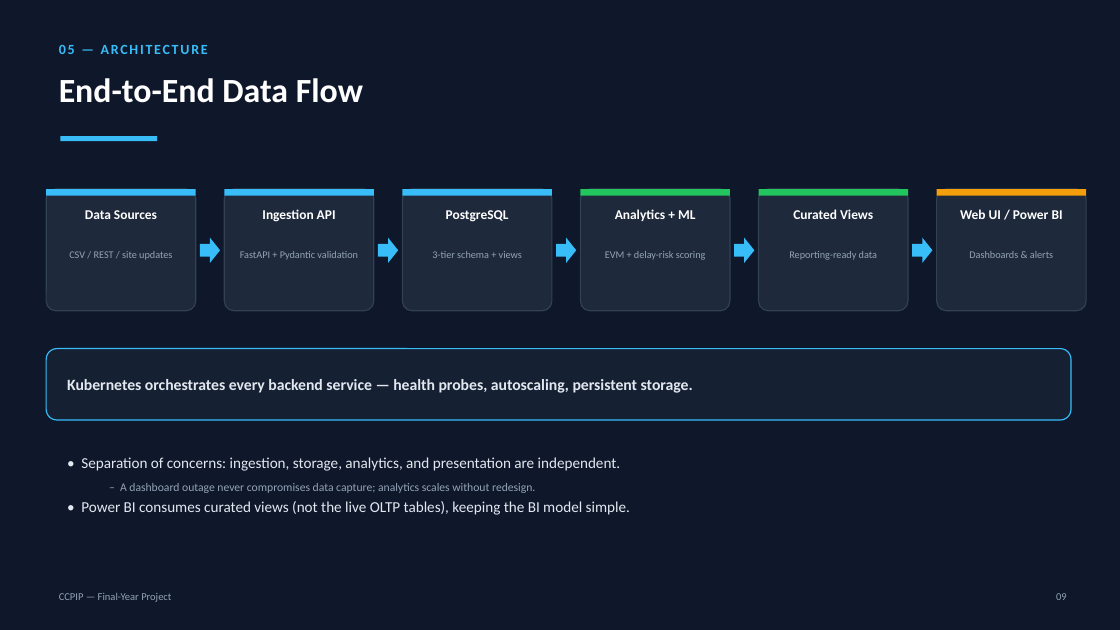
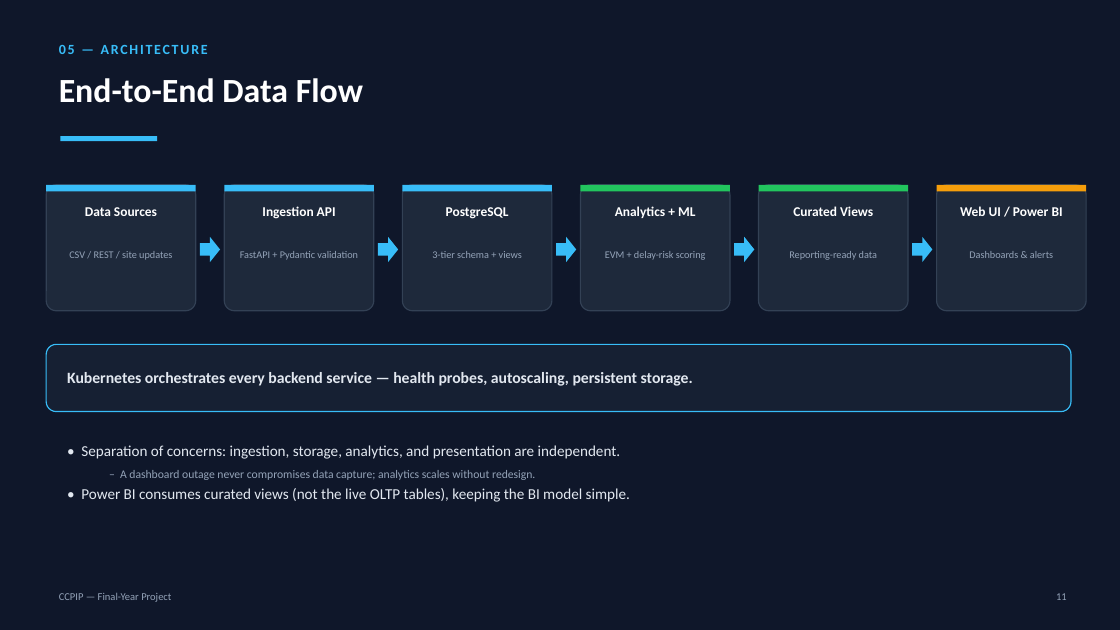
Before and after one commit to castial004/Cloud-Native-Construction-Project-Intelligence-Platform, a slide deck: slide 11 of project-final.pptx (slide 9 before the commit). Drawn at 1120x630 pixels with LibreOffice and Linux fonts; fonts in the diff are those of the drawing. Boxes give left, top, right and bottom in pixels: in the first picture for what was removed or moved away, otherwise in the second. Text is boxed around its words. In the diff, an @@ line names an element or a change of style, - is before the commit and + after.

Commit message:
feat(deck): add team details + live platform screenshots, expand to 27 slides
- Add all team members with roll numbers on title + a dedicated team slide
  (Hasnain Makada 26MML0031, Sahil Mall 26MML0049, Aryan Kishor Sao 26MML0046)
- Capture real dashboard screenshots (docs/screenshots/) and add four
  walkthrough slides: Overview, Cost & Schedule, Delay-Risk & Activities,
  Data & Actions
- Expand deck to 27 detailed slides (added Technology Stack, Validated
  Ingestion, Model Selection detail, Why-It-Matters, Validation,
  Reproducibility slides)
- build_deck.py embeds screenshots with 16:10 aspect preservation
- docs/screenshots/README.md documents how to regenerate captures
- gitignore LibreOffice lock files

```diff
--- a/project-final.pptx
+++ b/project-final.pptx
@@ rounded rectangle: place and size @@
-rounded rectangle at box(46, 189, 196, 311)
+rounded rectangle at box(46, 185, 196, 311)
@@ rounded rectangle: place and size @@
-rounded rectangle at box(224, 189, 374, 311)
+rounded rectangle at box(224, 185, 374, 311)
@@ rounded rectangle: place and size @@
-rounded rectangle at box(402, 189, 552, 311)
+rounded rectangle at box(402, 185, 552, 311)
@@ rounded rectangle: place and size @@
-rounded rectangle at box(581, 189, 730, 311)
+rounded rectangle at box(581, 185, 730, 311)
@@ rounded rectangle: place and size @@
-rounded rectangle at box(759, 189, 908, 311)
+rounded rectangle at box(759, 185, 908, 311)
@@ rounded rectangle: place and size @@
-rounded rectangle at box(937, 189, 1086, 311)
+rounded rectangle at box(937, 185, 1086, 311)
@@ 6 rectangles, 1 text, 1 rounded rectangle: place and size @@
-6 rectangles, 1 text, 1 rounded rectangle at box(46, 189, 1086, 420)
+6 rectangles, 1 text, 1 rounded rectangle at box(46, 185, 1086, 412)
@@ text "• Separation of concerns: ingestion, ...": place and size @@
-text "• Separation of concerns: ingestion, ..." at box(81, 457, 630, 515)
+text "• Separation of concerns: ingestion, ..." at box(81, 445, 630, 502)
@@ text at box(1056, 593, 1067, 600): text changed @@
-09
+11
```
Also in this commit, not shown: 15 other slides changed, 11 slides added, 2 slides removed, 10 other files.
